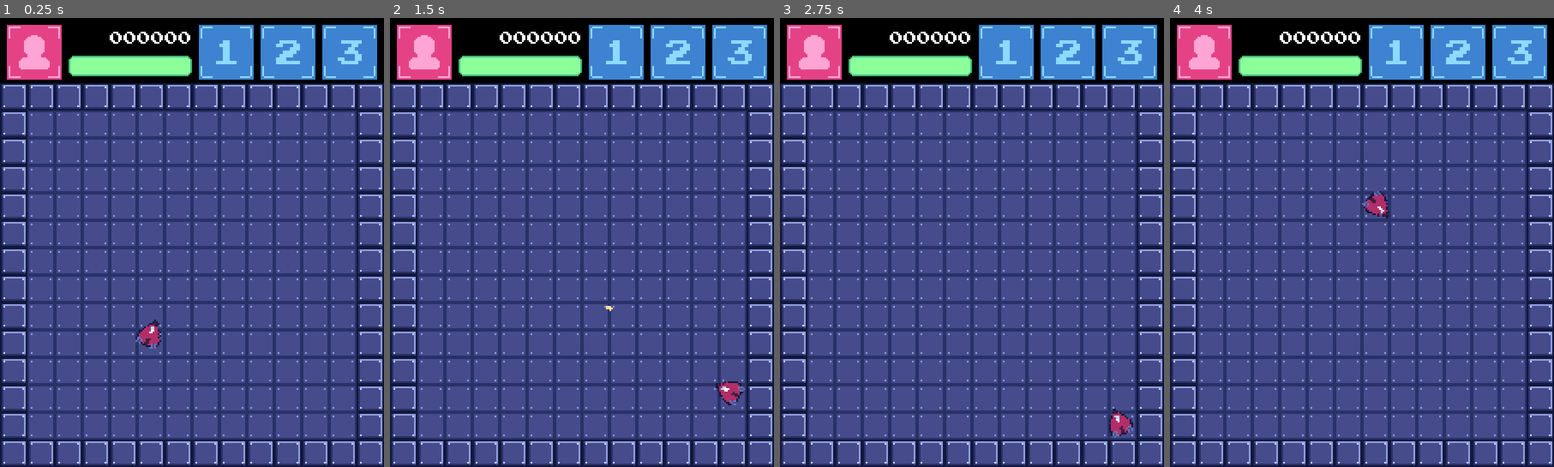
Above: before the commit, frames 1-4 (left to right).
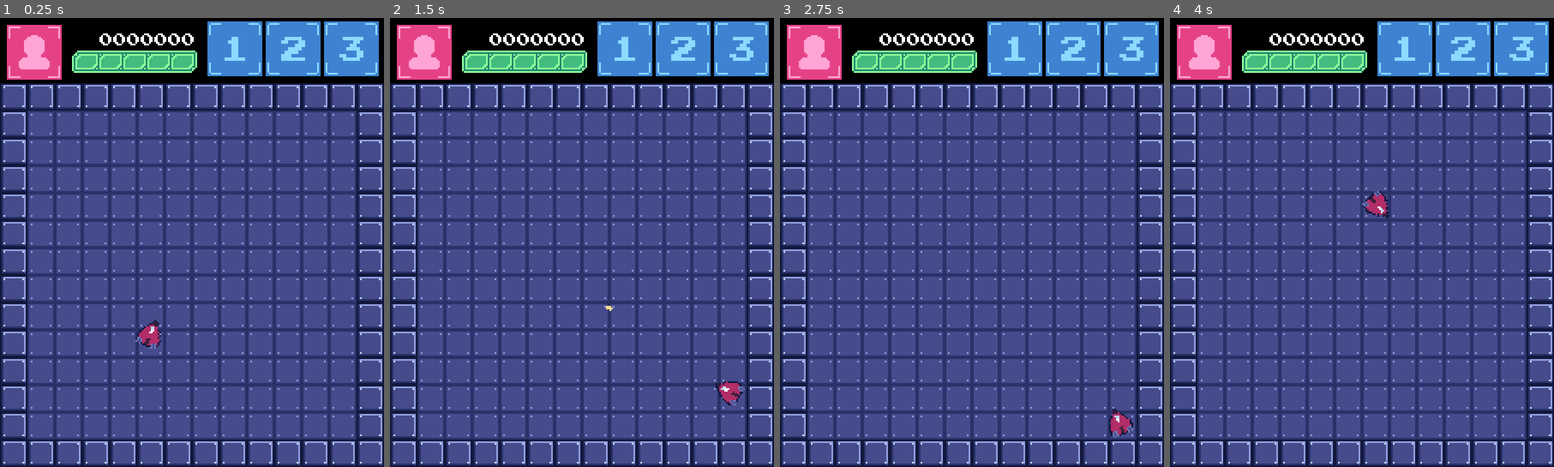
Above: after the commit, the same moments.

Repository: andresTapari/Haha-Woo-
Game: Godot game, scene res://scenes/lvl/dev_lvl.tscn
Two runs of this game, one before a commit and one after it. Both use one fixed random seed, a clock stepped at 60 frames per second and the inputs below.
Inputs (mouse positions are in pixels of both pictures, inside the frame that each line leads up to):
- Up to frame 1 (0.25 s): no input
- Up to frame 2 (1.5 s): tap Enter at 0.5 s; move the mouse to (666, 220) at 0.52 s; press the mouse at (666, 220) at 0.53 s; hold Right (ui_right) 0.53-1.28 s; move the mouse to (505, 264) at 1.27 s; release the mouse at (505, 264) at 1.28 s; hold Down (ui_down) from 1.28 s (still down); click (505, 264) at 1.35 s
- Up to frame 3 (2.75 s): tap Space at 2 s; move the mouse to (1010, 143) at 2.02 s; release Down (ui_down) at 2.03 s; press the mouse at (1010, 143) at 2.03 s; hold Right (ui_right) from 2.03 s (still down)
- Up to frame 4 (4 s): tap Enter at 2.75 s; move the mouse to (1342, 332) at 2.77 s; release Right (ui_right) at 2.78 s; release the mouse at (1342, 332) at 2.78 s; hold Up (ui_up) 2.78-3.53 s; click (1342, 332) at 2.85 s; move the mouse to (1477, 309) at 3.52 s; press the mouse at (1477, 309) at 3.53 s; hold Left (ui_left) from 3.53 s (still down)

The runs differ from the first frame. In frame 1, 4.2% of the frame differs, in the area x 17-99%, y 0-14%; in frame 2, 4.2%; in frame 3, 4.2%; in frame 4, 4.2%.

Commit message:
HealthBar
Update_health_bar

Diff:
--- /dev/null
+++ b/assets/res/health_bar_sprite_frames.tres
@@ -0,0 +1,53 @@
+[gd_resource type="SpriteFrames" load_steps=8 format=3 uid="uid://bj7xk1v4afi86"]
+
+[ext_resource type="Texture2D" uid="uid://bq0yjscm8tocj" path="res://assets/aseprite/ui/HealthBar/HealthBar.png" id="1_3e1i4"]
+
+[sub_resource type="AtlasTexture" id="AtlasTexture_tsp32"]
+atlas = ExtResource("1_3e1i4")
+region = Rect2(365, 0, 73, 13)
+
+[sub_resource type="AtlasTexture" id="AtlasTexture_07v2g"]
+atlas = ExtResource("1_3e1i4")
+region = Rect2(292, 0, 73, 13)
+
+[sub_resource type="AtlasTexture" id="AtlasTexture_6udmj"]
+atlas = ExtResource("1_3e1i4")
+region = Rect2(219, 0, 73, 13)
+
+[sub_resource type="AtlasTexture" id="AtlasTexture_xcjws"]
+atlas = ExtResource("1_3e1i4")
+region = Rect2(146, 0, 73, 13)
+
+[sub_resource type="AtlasTexture" id="AtlasTexture_mtaqu"]
+atlas = ExtResource("1_3e1i4")
+region = Rect2(73, 0, 73, 13)
+
+[sub_resource type="AtlasTexture" id="AtlasTexture_xpp2r"]
+atlas = ExtResource("1_3e1i4")
+region = Rect2(0, 0, 73, 13)
+
+[resource]
+animations = [{
+"frames": [{
+"duration": 1.0,
+"texture": SubResource("AtlasTexture_tsp32")
+}, {
+"duration": 1.0,
+"texture": SubResource("AtlasTexture_07v2g")
+}, {
+"duration": 1.0,
+"texture": SubResource("AtlasTexture_6udmj")
+}, {
+"duration": 1.0,
+"texture": SubResource("AtlasTexture_xcjws")
+}, {
+"duration": 1.0,
+"texture": SubResource("AtlasTexture_mtaqu")
+}, {
+"duration": 1.0,
+"texture": SubResource("AtlasTexture_xpp2r")
+}],
+"loop": true,
+"name": &"default",
+"speed": 5.0
+}]
--- a/scenes/lvl/dev_lvl.tscn
+++ b/scenes/lvl/dev_lvl.tscn
@@ -1,13 +1,10 @@
 [gd_scene load_steps=4 format=3 uid="uid://cwk8gql0c6kxu"]
 
-[ext_resource type="PackedScene" uid="uid://hneidigc50er" path="res://scenes/ui/ui.tscn" id="1_013ni"]
 [ext_resource type="TileSet" uid="uid://bvlqh8c07tj21" path="res://assets/res/tile_set.tres" id="2_ddauc"]
 [ext_resource type="PackedScene" uid="uid://od6yx3hynn6k" path="res://scenes/player/player.tscn" id="3_gamo2"]
+[ext_resource type="PackedScene" uid="uid://75unjbos3vci" path="res://scenes/ui/uiHeadder.tscn" id="3_j8qqq"]
 
 [node name="dev_lvl" type="Node2D"]
-
-[node name="Control" parent="." instance=ExtResource("1_013ni")]
-offset_bottom = 0.0
 
 [node name="TileMap" type="TileMap" parent="."]
 texture_filter = 3
@@ -19,3 +16,5 @@
 [node name="CharacterBody2D" parent="." instance=ExtResource("3_gamo2")]
 position = Vector2(88, 184)
 rotation = -1.57079
+
+[node name="Control" parent="." instance=ExtResource("3_j8qqq")]
--- /dev/null
+++ b/scenes/ui/healthBar.tscn
@@ -0,0 +1,19 @@
+[gd_scene load_steps=3 format=3 uid="uid://bmqcn7krtyvvf"]
+
+[ext_resource type="Script" path="res://scripts/ui/healthBar.gd" id="1_4ax6b"]
+[ext_resource type="SpriteFrames" uid="uid://bj7xk1v4afi86" path="res://assets/res/health_bar_sprite_frames.tres" id="2_uqsfo"]
+
+[node name="healthBar" type="Control"]
+custom_minimum_size = Vector2(80, 16)
+layout_mode = 3
+anchors_preset = 0
+offset_right = 80.0
+offset_bottom = 16.0
+script = ExtResource("1_4ax6b")
+
+[node name="AnimatedSprite2D" type="AnimatedSprite2D" parent="."]
+unique_name_in_owner = true
+texture_filter = 1
+position = Vector2(0.010274, -0.0961539)
+sprite_frames = ExtResource("2_uqsfo")
+offset = Vector2(37, 7)
--- /dev/null
+++ b/scenes/ui/ui.gd
@@ -0,0 +1,14 @@
+extends Control
+
+var health_var_texture = null
+
+
+func _ready():
+#	health_var_texture = %health_bar
+#	health_var_texture.get("texture").set("frames",3)
+#	print(health_var_texture.get("texture"))
+	pass
+
+# Called every frame. 'delta' is the elapsed time since the previous frame.
+func _process(_delta):
+	pass
--- a/scenes/ui/ui.tscn
+++ /dev/null
@@ -1,86 +0,0 @@
-[gd_scene load_steps=9 format=3 uid="uid://hneidigc50er"]
-
-[ext_resource type="Texture2D" uid="uid://du2iqks2eopdd" path="res://assets/aseprite/ui/TopBarr.png" id="1_5ylwi"]
-[ext_resource type="Texture2D" uid="uid://c8he71evmdjro" path="res://assets/aseprite/ui/face_place_holder.png" id="2_vqc2s"]
-[ext_resource type="FontFile" uid="uid://rfl04y1mlf2l" path="res://assets/fonts/arcadepix/ARCADEPI.TTF" id="3_3xb5r"]
-[ext_resource type="Texture2D" uid="uid://bt3vl64packbn" path="res://assets/aseprite/ui/healthbarr_placeholder.png" id="4_2rdp8"]
-[ext_resource type="Texture2D" uid="uid://bqsxt618hps3" path="res://assets/aseprite/ui/specials_placeholder_2.png" id="5_8wjcj"]
-[ext_resource type="Texture2D" uid="uid://dtfyfbgnhni0i" path="res://assets/aseprite/ui/specials_placeholder.png" id="6_q38fu"]
-[ext_resource type="Texture2D" uid="uid://cm7p52d8sswb" path="res://assets/aseprite/ui/specials_placeholder_3.png" id="7_b26tr"]
-
-[sub_resource type="Theme" id="Theme_t6m5t"]
-default_font = ExtResource("3_3xb5r")
-default_font_size = 10
-
-[node name="Control" type="Control"]
-layout_mode = 3
-anchors_preset = 15
-anchor_right = 1.0
-anchor_bottom = 1.0
-offset_bottom = -222.0
-grow_horizontal = 2
-grow_vertical = 2
-
-[node name="TextureRect" type="TextureRect" parent="."]
-layout_mode = 0
-offset_right = 40.0
-offset_bottom = 40.0
-texture = ExtResource("1_5ylwi")
-
-[node name="TextureRect2" type="TextureRect" parent="."]
-texture_filter = 3
-custom_minimum_size = Vector2(40, 0)
-layout_mode = 2
-offset_right = 40.0
-offset_bottom = 40.0
-texture = ExtResource("2_vqc2s")
-stretch_mode = 3
-
-[node name="Score_Label" type="Label" parent="."]
-texture_filter = 3
-layout_mode = 2
-offset_left = 40.0
-offset_top = 6.0
-offset_right = 112.0
-offset_bottom = 19.0
-theme = SubResource("Theme_t6m5t")
-text = "000000"
-horizontal_alignment = 2
-vertical_alignment = 1
-
-[node name="TextureProgressBar" type="TextureProgressBar" parent="."]
-texture_filter = 1
-layout_mode = 2
-offset_left = 40.0
-offset_top = 22.0
-offset_right = 112.0
-offset_bottom = 34.0
-value = 100.0
-texture_progress = ExtResource("4_2rdp8")
-
-[node name="TextureRect4" type="TextureRect" parent="."]
-texture_filter = 1
-layout_mode = 0
-offset_left = 112.0
-offset_right = 152.0
-offset_bottom = 40.0
-texture = ExtResource("6_q38fu")
-stretch_mode = 3
-
-[node name="TextureRect3" type="TextureRect" parent="."]
-texture_filter = 1
-layout_mode = 0
-offset_left = 148.0
-offset_right = 188.0
-offset_bottom = 40.0
-texture = ExtResource("5_8wjcj")
-stretch_mode = 3
-
-[node name="TextureRect5" type="TextureRect" parent="."]
-texture_filter = 1
-layout_mode = 0
-offset_left = 184.0
-offset_right = 224.0
-offset_bottom = 40.0
-texture = ExtResource("7_b26tr")
-stretch_mode = 3
--- /dev/null
+++ b/scenes/ui/uiHeadder.tscn
@@ -0,0 +1,80 @@
+[gd_scene load_steps=9 format=3 uid="uid://75unjbos3vci"]
+
+[ext_resource type="Texture2D" uid="uid://du2iqks2eopdd" path="res://assets/aseprite/ui/TopBarr.png" id="1_dvq8f"]
+[ext_resource type="Texture2D" uid="uid://c8he71evmdjro" path="res://assets/aseprite/ui/face_place_holder.png" id="2_j4v3v"]
+[ext_resource type="Texture2D" uid="uid://dtfyfbgnhni0i" path="res://assets/aseprite/ui/specials_placeholder.png" id="2_lujwf"]
+[ext_resource type="Texture2D" uid="uid://bqsxt618hps3" path="res://assets/aseprite/ui/specials_placeholder_2.png" id="3_g3p4t"]
+[ext_resource type="Texture2D" uid="uid://cm7p52d8sswb" path="res://assets/aseprite/ui/specials_placeholder_3.png" id="4_1xru5"]
+[ext_resource type="PackedScene" uid="uid://bmqcn7krtyvvf" path="res://scenes/ui/healthBar.tscn" id="6_5ltab"]
+[ext_resource type="FontFile" uid="uid://rfl04y1mlf2l" path="res://assets/fonts/arcadepix/ARCADEPI.TTF" id="7_dqthh"]
+
+[sub_resource type="Theme" id="Theme_cw5lj"]
+default_font = ExtResource("7_dqthh")
+default_font_size = 10
+
+[node name="Control" type="Control"]
+layout_mode = 3
+anchors_preset = 15
+anchor_right = 1.0
+anchor_bottom = 1.0
+grow_horizontal = 2
+grow_vertical = 2
+
+[node name="Fondo" type="TextureRect" parent="."]
+layout_mode = 0
+offset_right = 40.0
+offset_bottom = 40.0
+texture = ExtResource("1_dvq8f")
+stretch_mode = 2
+
+[node name="Face" type="TextureRect" parent="."]
+layout_mode = 0
+offset_right = 40.0
+offset_bottom = 40.0
+texture = ExtResource("2_j4v3v")
+stretch_mode = 3
+
+[node name="Special_1" type="TextureRect" parent="."]
+layout_mode = 0
+offset_left = 121.0
+offset_top = 2.0
+offset_right = 153.0
+offset_bottom = 34.0
+texture = ExtResource("2_lujwf")
+stretch_mode = 3
+
+[node name="Special_2" type="TextureRect" parent="."]
+layout_mode = 0
+offset_left = 155.0
+offset_top = 2.0
+offset_right = 187.0
+offset_bottom = 34.0
+texture = ExtResource("3_g3p4t")
+stretch_mode = 3
+
+[node name="Special_3" type="TextureRect" parent="."]
+layout_mode = 0
+offset_left = 189.0
+offset_top = 2.0
+offset_right = 221.0
+offset_bottom = 34.0
+texture = ExtResource("4_1xru5")
+stretch_mode = 3
+
+[node name="healthBar" parent="." instance=ExtResource("6_5ltab")]
+offset_left = 41.0
+offset_top = 19.0
+offset_right = 121.0
+offset_bottom = 35.0
+
+[node name="Label" type="Label" parent="."]
+texture_filter = 1
+layout_mode = 0
+offset_left = 46.0
+offset_top = 5.0
+offset_right = 114.0
+offset_bottom = 21.0
+theme = SubResource("Theme_cw5lj")
+text = "0000000"
+horizontal_alignment = 2
+vertical_alignment = 1
--- /dev/null
+++ b/scripts/ui/healthBar.gd
@@ -0,0 +1,11 @@
+extends Control
+
+@onready var animatedSprite := %AnimatedSprite2D
+
+func _ready():
+	update_draw(5)
+
+func update_draw(value: int) -> void:
+	if value > 5 or value < 0:
+		return
+	animatedSprite.frame = value
Binary file added: assets/aseprite/ui/HealthBar/HealthBar.aseprite
Binary file added: assets/aseprite/ui/HealthBar/HealthBar.png
Not shown, added: assets/aseprite/ui/HealthBar/HealthBar.png.import
Binary file added: assets/aseprite/ui/HealthBar/HealthBar_1.png
Not shown, added: assets/aseprite/ui/HealthBar/HealthBar_1.png.import
Binary file added: assets/aseprite/ui/HealthBar/HealthBar_2.png
Not shown, added: assets/aseprite/ui/HealthBar/HealthBar_2.png.import
Binary file added: assets/aseprite/ui/HealthBar/HealthBar_3.png
Not shown, added: assets/aseprite/ui/HealthBar/HealthBar_3.png.import
Binary file added: assets/aseprite/ui/HealthBar/HealthBar_4.png
Not shown, added: assets/aseprite/ui/HealthBar/HealthBar_4.png.import
Binary file added: assets/aseprite/ui/HealthBar/HealthBar_5.png
(and 4 more such lines)
